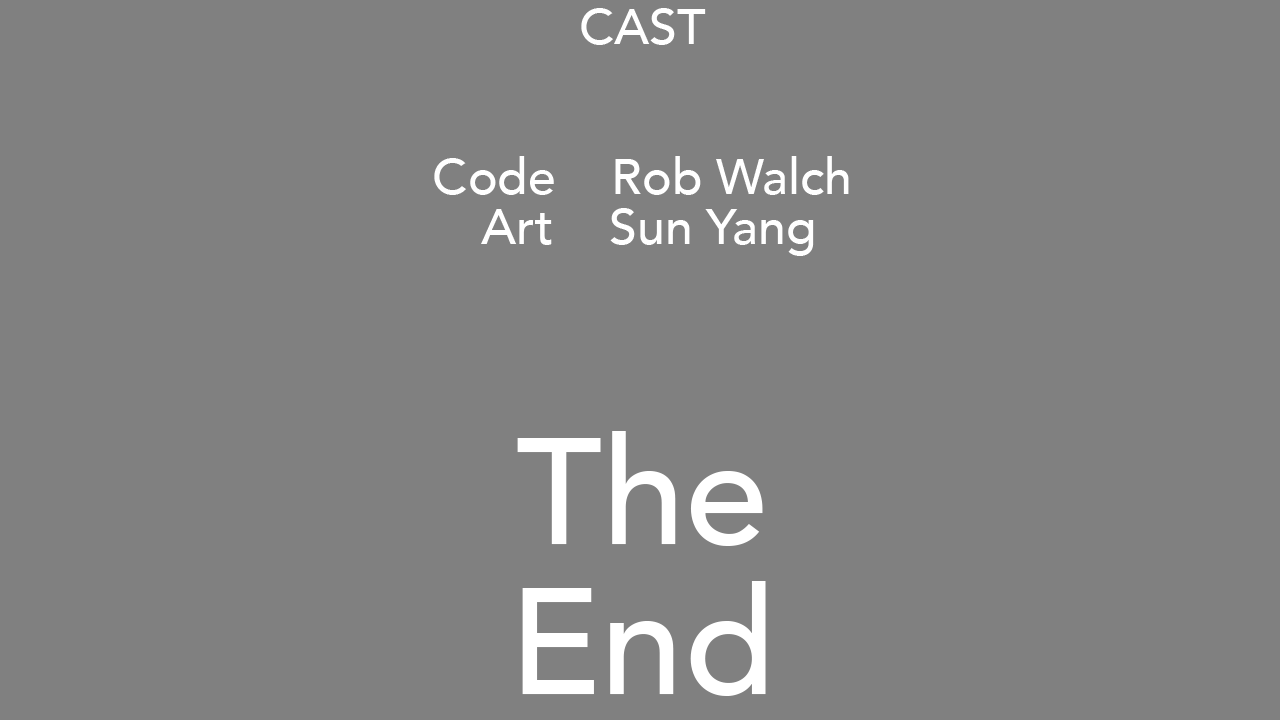
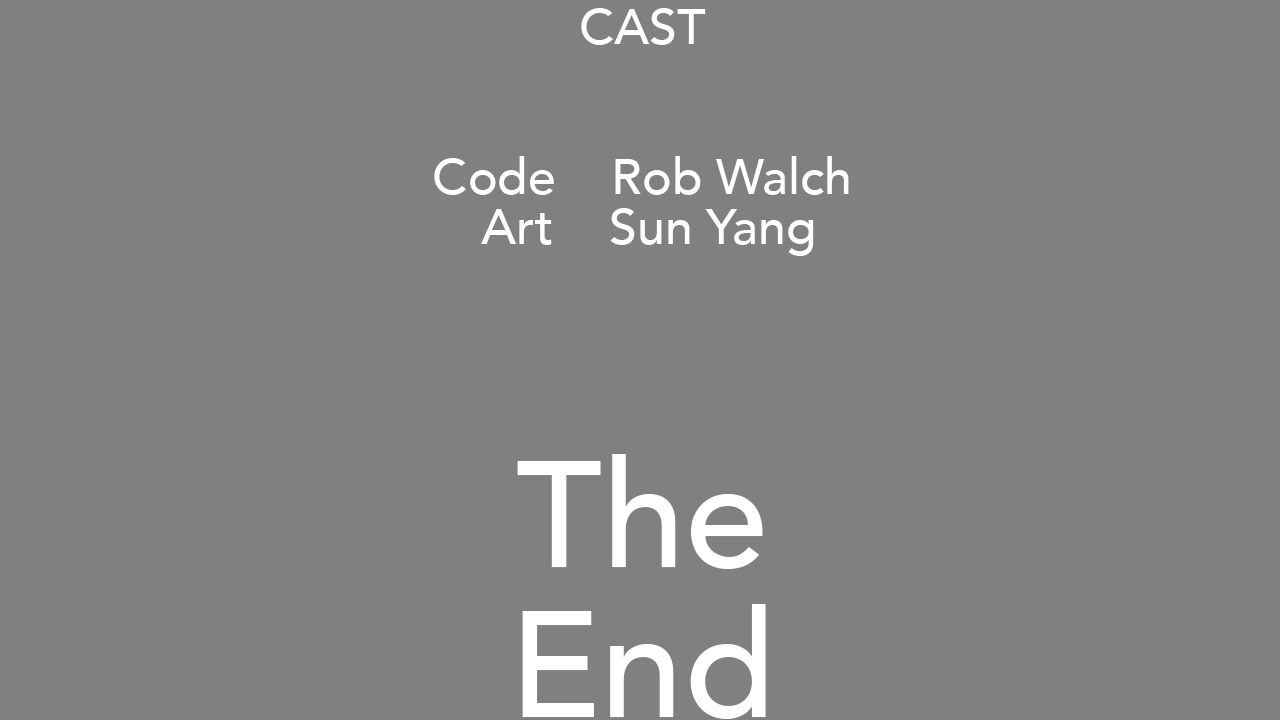
Layer changes from the first (1280, 720) image to the second:
renamed "CAST Code Rob Walch Art Sun Yang The End" to "The End", painted on it over [517, 431, 766, 719]
